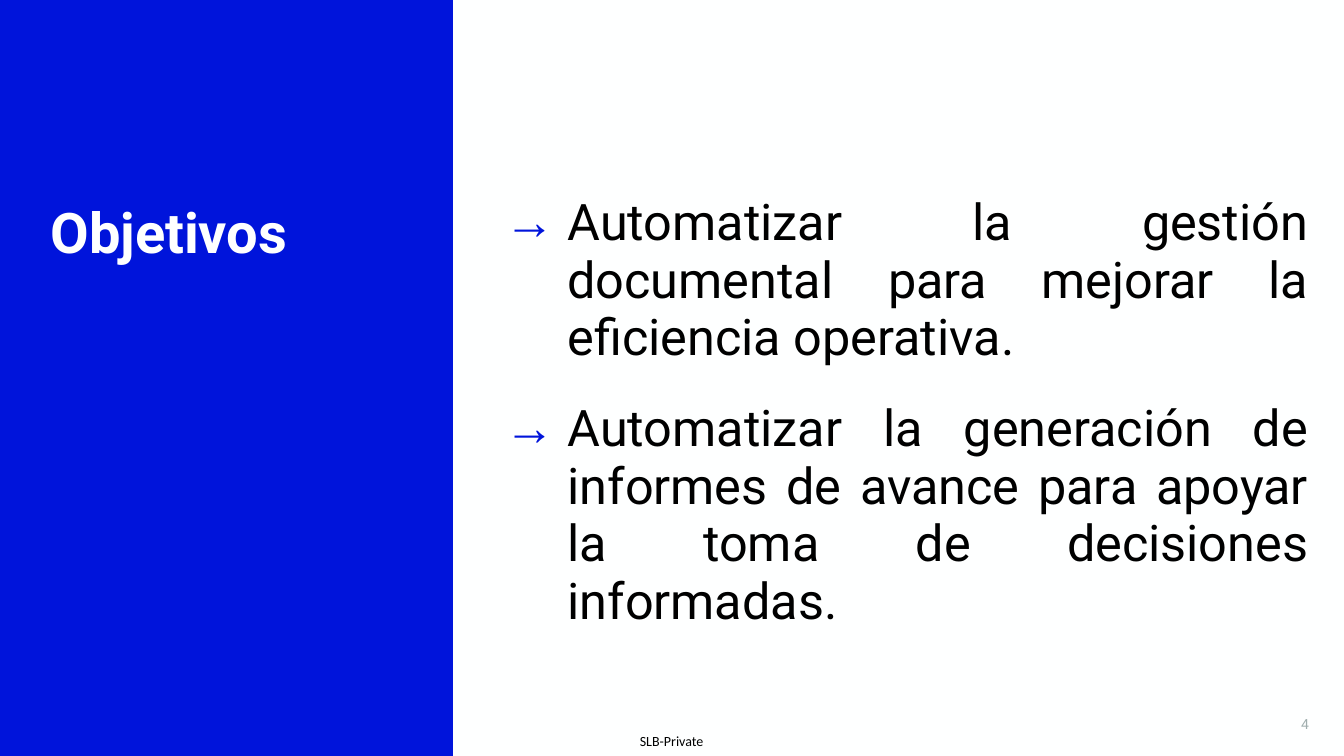
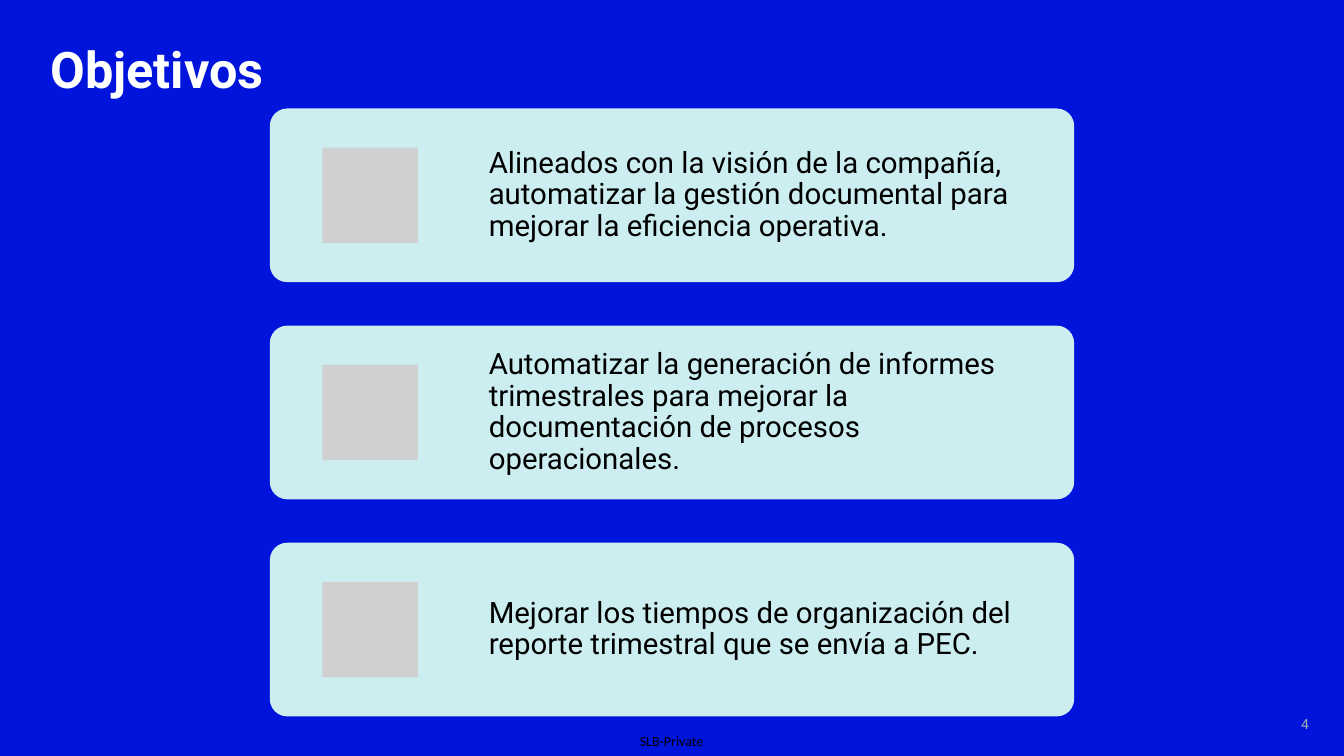
Before and after one commit to Negatix092/SLB, a slide deck: slide 4 of Presentación.pptx. Drawn at 1344x756 pixels with LibreOffice and Linux fonts; fonts in the diff are those of the drawing; grey boxes stand for pictures; background and template pictures are left out. Boxes give left, top, right and bottom in pixels: in the first picture for what was removed or moved away, otherwise in the second. Text is boxed around its words. In the diff, an @@ line names an element or a change of style, - is before the commit and + after.

```diff
--- a/Presentación.pptx
+++ b/Presentación.pptx
@@ background #FEFFFF to #0014DB @@
@@ rectangle removed at [0,0,453,756] @@
@@ title "Objetivos": place and size @@
-title "Objetivos" at [50,211,287,265]
+title "Objetivos" at [50,50,263,99]
@@ title "Objetivos" at [50,50,263,99]: size 40 to 36 pt @@
@@ text removed at [567,202,1308,620] @@
-→ Automatizar la gestión documental para mejorar la eficiencia operativa.
-→ Automatizar la generación de informes de avance para apoyar la toma de decisiones informadas.
@@ group added at [270,109,1075,716]: 3 rounded rectangles, 3 pictures, 3 texts @@
+Alineados con la visión de la compañía, automatizar la gestión documental para mejorar la eficiencia operativa.
+Automatizar la generación de informes trimestrales para mejorar la documentación de procesos operacionales.
+Mejorar los tiempos de organización del reporte trimestral que se envía a PEC.
@@ page number at [1301,719,1309,729]: more space between paragraphs @@
```
Also in this commit, not shown: 6 other slides changed, 1 slide removed, 3 other files.
